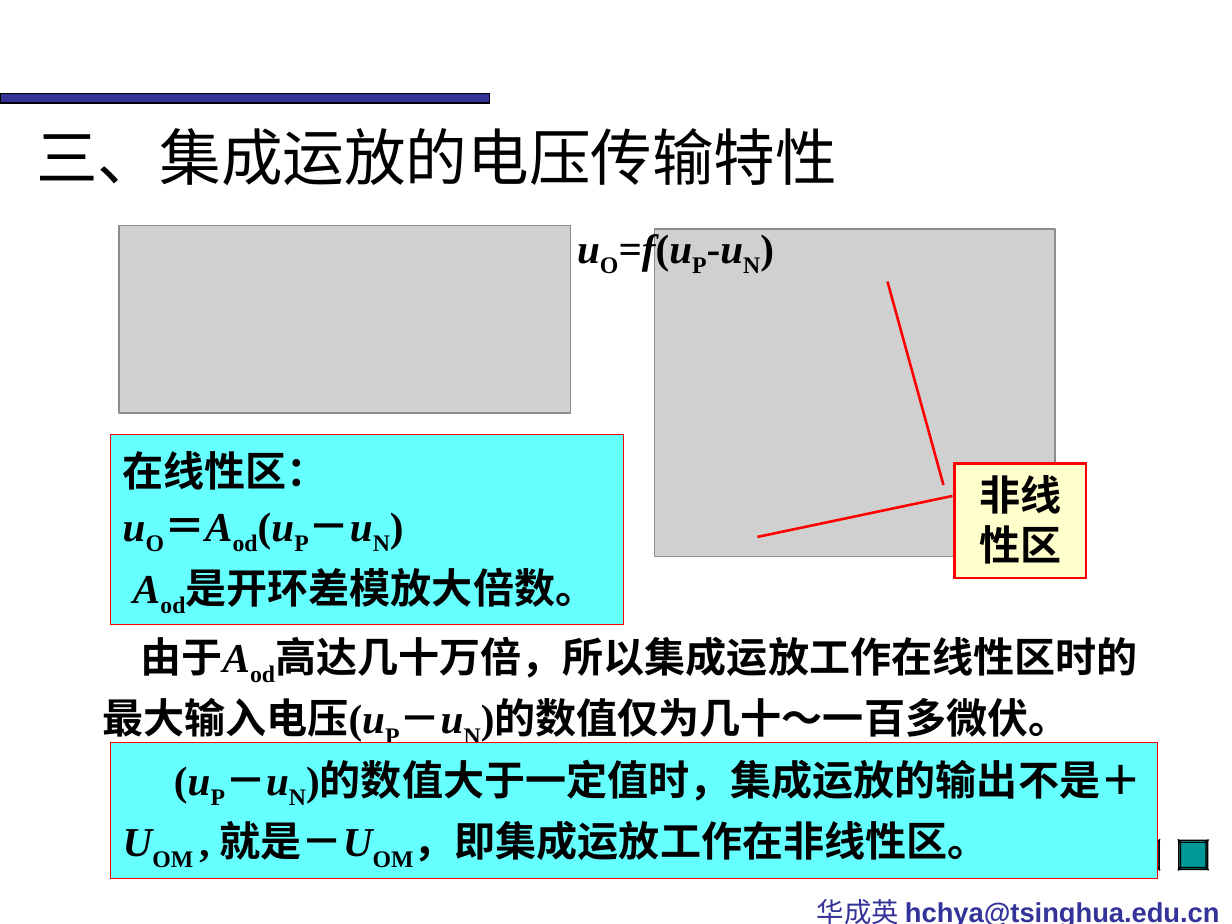
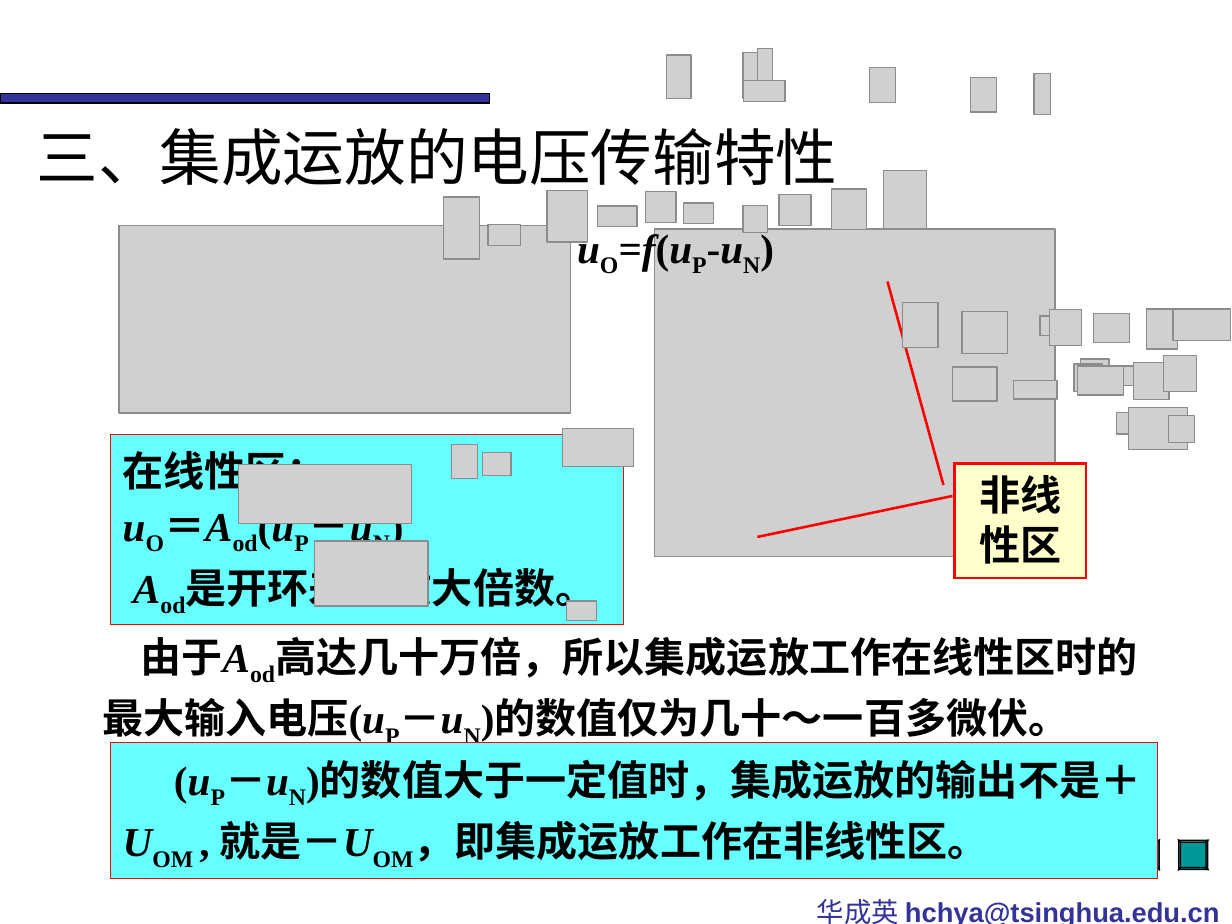
Before and after one commit to XiaoYe9446/Analog_electronics, a slide deck: slide 7 of 0-0课本&资料/模电4版华成英课件/电子教案4~7/4-集成运算放大电路.ppt. Drawn at 1232x924 pixels with LibreOffice and Linux fonts; fonts in the diff are those of the drawing; grey boxes stand for pictures; background and template pictures are left out. Boxes give left, top, right and bottom in pixels: in the first picture for what was removed or moved away, otherwise in the second. Text is boxed around its words. In the diff, an @@ line names an element or a change of style, - is before the commit and + after.

```diff
--- a/0-0课本&资料/模电4版华成英课件/电子教案4~7/4-集成运算放大电路.ppt
+++ b/0-0课本&资料/模电4版华成英课件/电子教案4~7/4-集成运算放大电路.ppt
@@ group added at (x1=667, y1=48, x2=786, y2=101): 4 pictures @@
@@ picture added at (x1=870, y1=68, x2=896, y2=102) @@
@@ picture added at (x1=971, y1=78, x2=997, y2=112) @@
@@ picture added at (x1=1034, y1=74, x2=1050, y2=115) @@
@@ title "三、集成运放的电压传输特性" rewrapped from (x1=36, y1=128, x2=837, y2=185) to (x1=36, y1=128, x2=837, y2=196) @@
@@ group added at (x1=444, y1=170, x2=926, y2=259): 10 pictures @@
@@ group added at (x1=902, y1=302, x2=1231, y2=450): 18 pictures @@
@@ group added at (x1=239, y1=429, x2=633, y2=524): 4 pictures @@
@@ picture added at (x1=315, y1=541, x2=429, y2=606) @@
@@ picture added at (x1=567, y1=601, x2=596, y2=621) @@
```
Also in this commit, not shown: 1 other slide changed, 20 other files.
